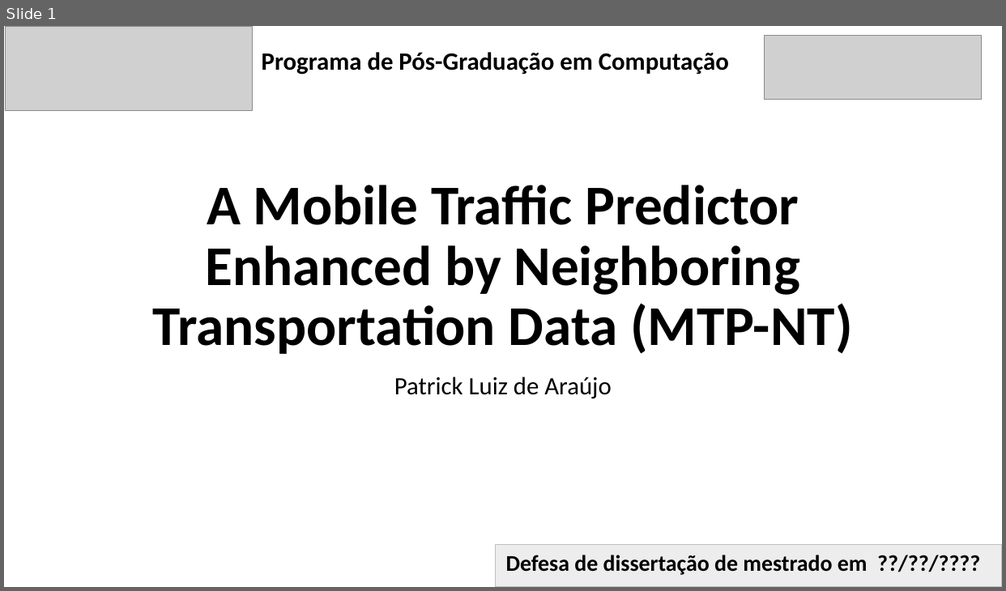
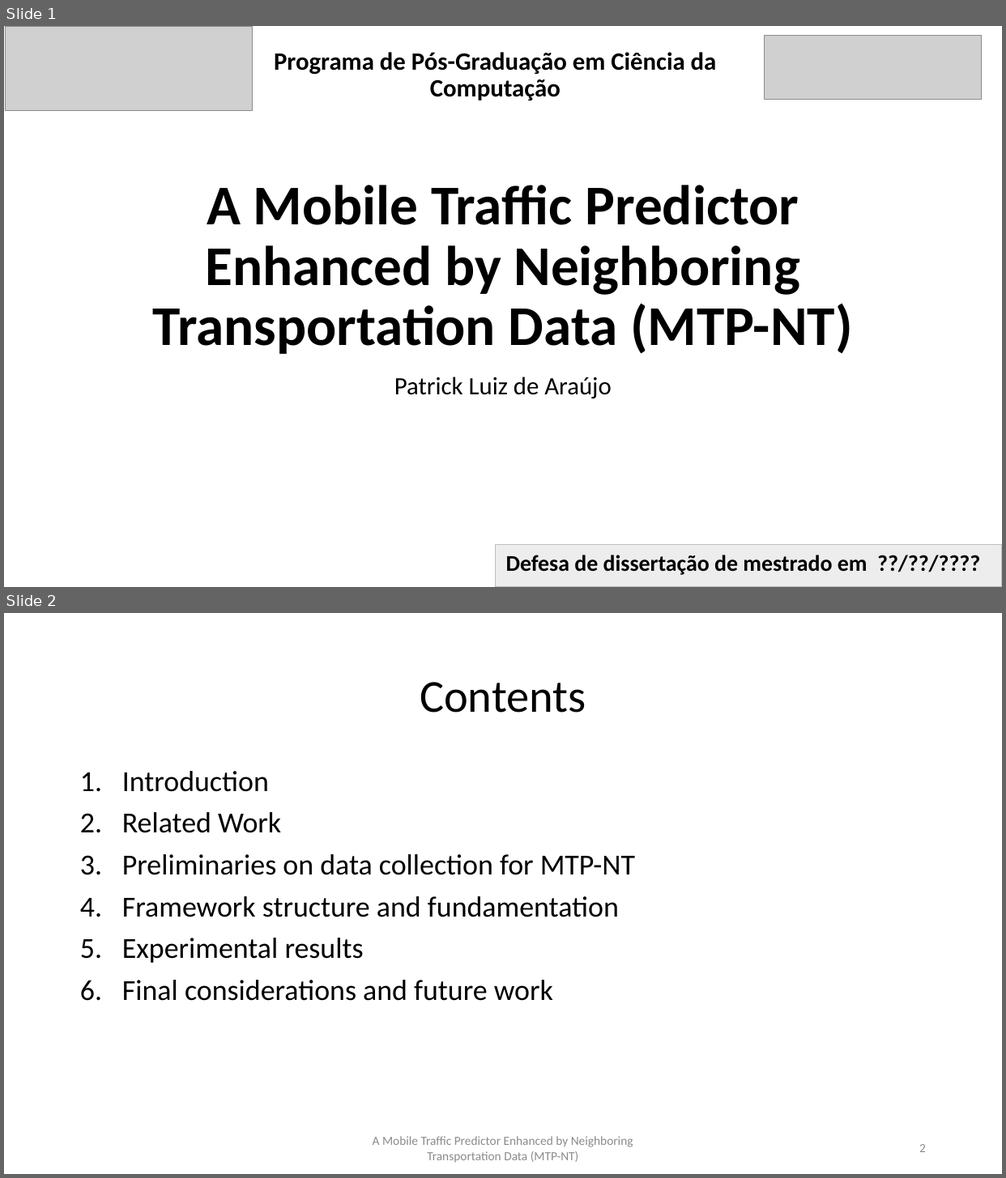
Before and after one commit to PatrickLdA/milan-telecom-analysis, a slide deck: defesa.pptx. Shown one above the other, each under a label of ours: slide 1 before the commit, slides 1 and 2 after it. The pictures are 1006x591 and 1006x1178 pixels, drawn with LibreOffice and Linux fonts; fonts in the diff are those of the drawing; grey boxes stand for pictures. Boxes give left, top, right and bottom in pixels: in the first picture for what was removed or moved away, otherwise in the second. Text is boxed around its words. In the diff, an @@ line names an element or a change of style, - is before the commit and + after.

```diff
--- a/defesa.pptx
+++ b/defesa.pptx
@@ slide 2 added at bbox=[4, 613, 1002, 1174], background #FFFFFF @@
@@ title added at bbox=[420, 682, 586, 713], 44 pt, text #000000 @@
+Contents
@@ text added at bbox=[122, 771, 635, 1001], 28 pt, text #000000 @@
+1. Introduction
+2. Related Work
+3. Preliminaries on data collection for MTP-NT
+4. Framework structure and fundamentation
+5. Experimental results
+6. Final considerations and future work
@@ text added at bbox=[373, 1136, 633, 1162], 12 pt, text #8C8C8C @@
+A Mobile Traffic Predictor Enhanced by Neighboring Transportation Data (MTP-NT)
@@ page number added at bbox=[919, 1144, 926, 1152], 12 pt, text #8C8C8C @@
+2
@@ slide 1 changed as well @@
@@ text at bbox=[274, 52, 717, 101]: text changed @@
-Programa de Pós-Graduação em Computação
+Programa de Pós-Graduação em Ciência da Computação
```
Also in this commit, not shown: 1 other slide changed, 2 other slides added, 1 other file.
